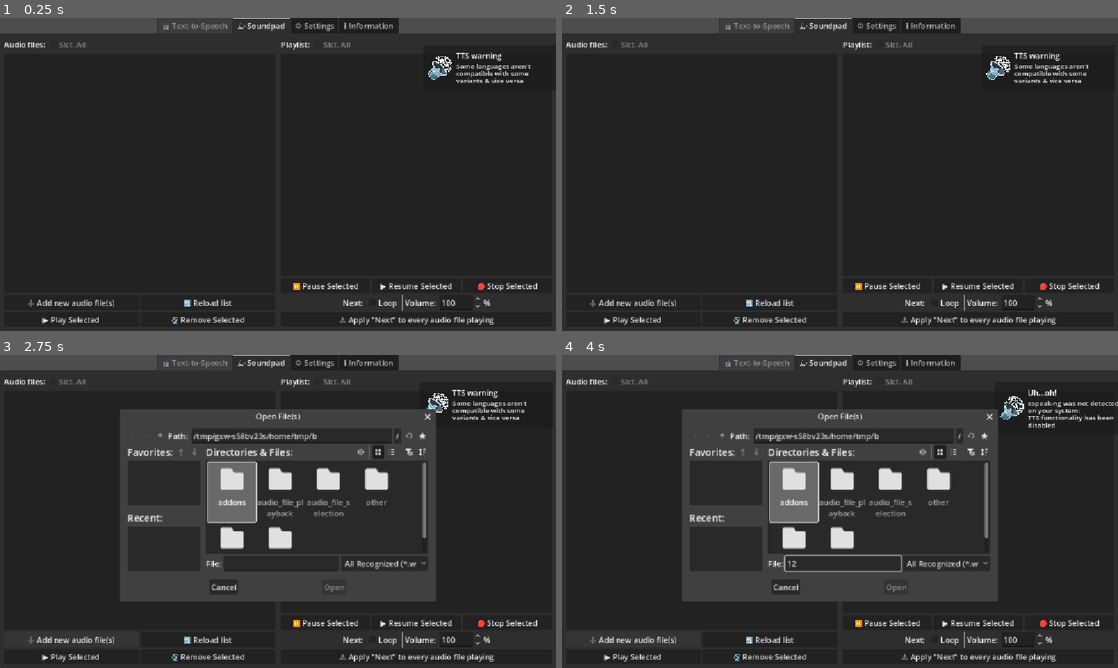
Above: before the commit, frames 1-4 (two rows, left to right).
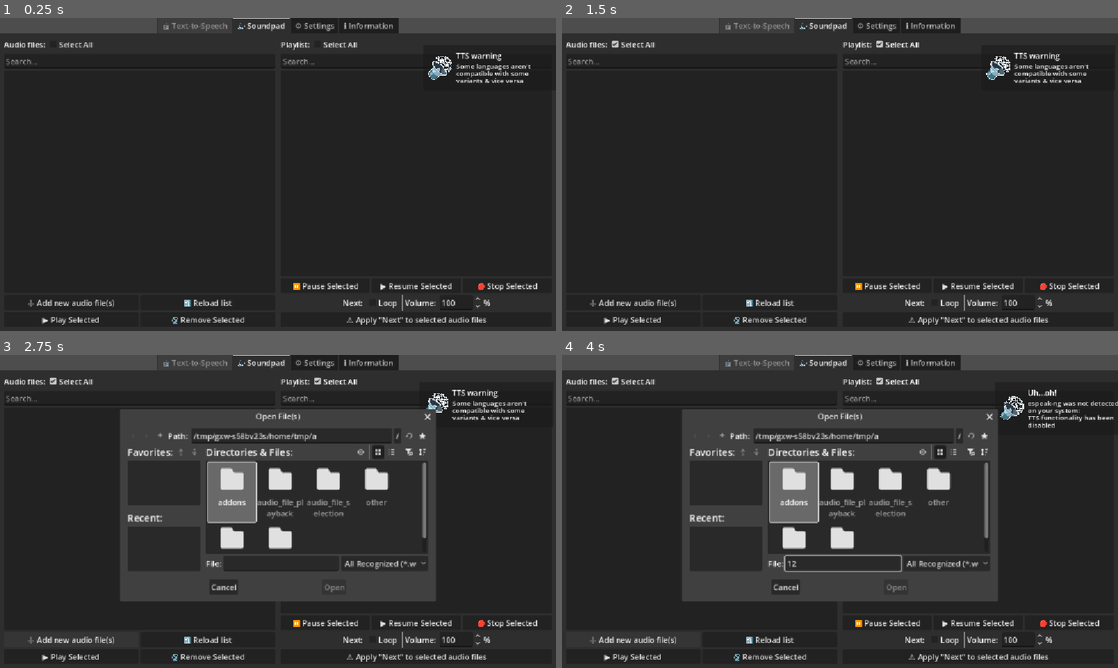
Above: after the commit, the same moments.

Repository: greg0rygreg/SoundsEz
Game: Godot game, scene res://main.tscn
Two runs of this game, one before a commit and one after it. Both use one fixed random seed, a clock stepped at 60 frames per second and the inputs below.
Inputs (mouse positions are in pixels of both pictures, inside the frame that each line leads up to):
- Up to frame 1 (0.25 s): no input
- Up to frame 2 (1.5 s): click (634, 43) at 0.5 s, where only the run after the commit has a clickable "Select All"; click (895, 43) at 1.25 s, where only the run after the commit has a clickable "Select All"
- Up to frame 3 (2.75 s): click "➕ Add new audio file(s)" at 2 s
- Up to frame 4 (4 s): click (845, 564) at 2.77 s; type "12" at 2.85 s; click "➕ Add new audio file(s)" at 3.5 s

The runs differ from the first frame. In frame 1, 0.6% of the frame differs, in the area x 1-89%, y 7-98%; in frame 2, 0.7%; in frame 3, 0.7%; in frame 4, 0.7%.

Commit message:
change some labels

Diff:
--- a/main.tscn
+++ b/main.tscn
@@ -329,8 +329,11 @@
 
 [node name="selall" type="CheckBox" parent="tabs/sounds/horcont/files/listT" unique_id=1068201371]
 layout_mode = 2
-disabled = true
-text = "Slct. All"
+text = "Select All"
+
+[node name="search" type="LineEdit" parent="tabs/sounds/horcont/files" unique_id=1344054622]
+layout_mode = 2
+placeholder_text = "Search..."
 
 [node name="toplay" type="PanelContainer" parent="tabs/sounds/horcont/files" unique_id=1038928457]
 layout_mode = 2
@@ -392,8 +395,11 @@
 
 [node name="CheckBox" type="CheckBox" parent="tabs/sounds/horcont/player/playingT" unique_id=842074443]
 layout_mode = 2
-disabled = true
-text = "Slct. All"
+text = "Select All"
+
+[node name="search" type="LineEdit" parent="tabs/sounds/horcont/player" unique_id=1010267234]
+layout_mode = 2
+placeholder_text = "Search..."
 
 [node name="playing" type="PanelContainer" parent="tabs/sounds/horcont/player" unique_id=1611323343]
 layout_mode = 2
@@ -463,7 +469,7 @@
 
 [node name="ohno" type="Button" parent="tabs/sounds/horcont/player" unique_id=211373410]
 layout_mode = 2
-text = "⚠️ Apply \"Next\" to every audio file playing"
+text = "⚠️ Apply \"Next\" to selected audio files"
 
 [node name="sets" type="MarginContainer" parent="tabs" unique_id=247406521]
 visible = false
@@ -577,8 +583,12 @@
 
 [connection signal="item_activated" from="tabs/tts/horcont/vercont2/hist" to="tabs/tts" method="_on_hist_item_activated"]
 [connection signal="pressed" from="tabs/tts/horcont/vercont2/audio/play" to="tabs/tts" method="_on_play_pressed"]
+[connection signal="toggled" from="tabs/sounds/horcont/files/listT/selall" to="tabs/sounds" method="_on_slc_selall_toggled"]
+[connection signal="text_submitted" from="tabs/sounds/horcont/files/search" to="tabs/sounds" method="_on_slc_search_submitted"]
 [connection signal="pressed" from="tabs/sounds/horcont/files/slc_actions/play" to="tabs/sounds" method="_on_play_pressed"]
 [connection signal="pressed" from="tabs/sounds/horcont/files/slc_actions/rem" to="tabs/sounds" method="_on_rem_pressed"]
+[connection signal="toggled" from="tabs/sounds/horcont/player/playingT/CheckBox" to="tabs/sounds" method="_on_pl_selall_toggled"]
+[connection signal="text_submitted" from="tabs/sounds/horcont/player/search" to="tabs/sounds" method="_on_pl_search_submitted"]
 [connection signal="pressed" from="tabs/sounds/horcont/player/globalctrl/pauseall" to="tabs/sounds" method="_on_pauseall_pressed"]
 [connection signal="pressed" from="tabs/sounds/horcont/player/globalctrl/resumeall" to="tabs/sounds" method="_on_resumeall_pressed"]
 [connection signal="pressed" from="tabs/sounds/horcont/player/globalctrl/stopall" to="tabs/sounds" method="_on_stopall_pressed"]
